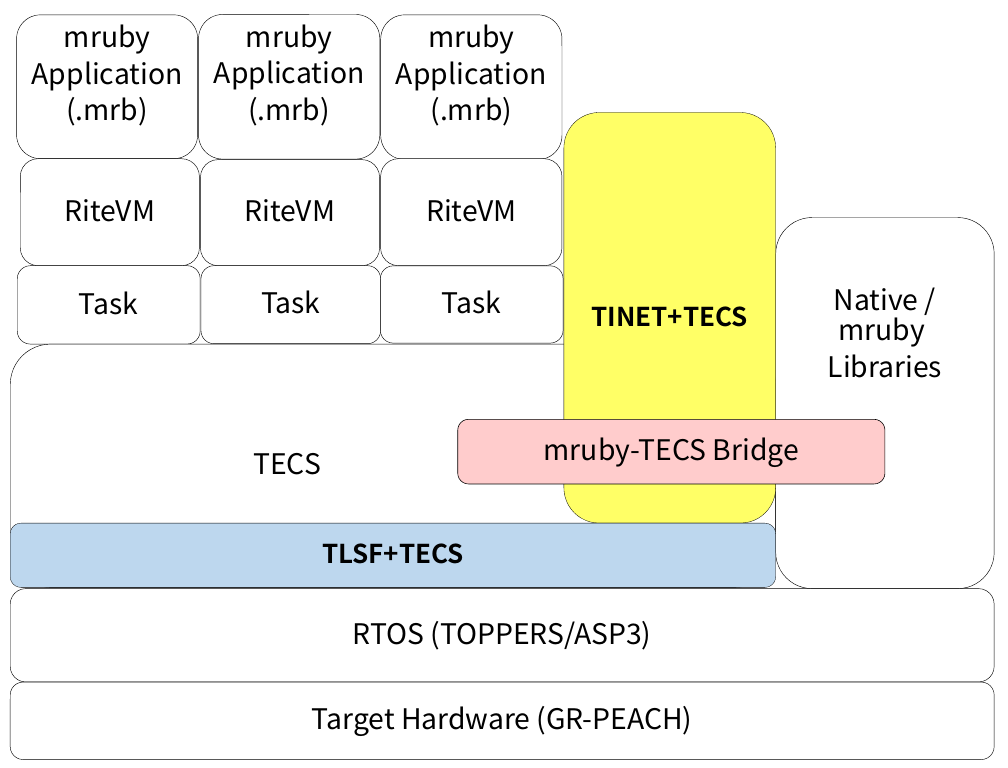
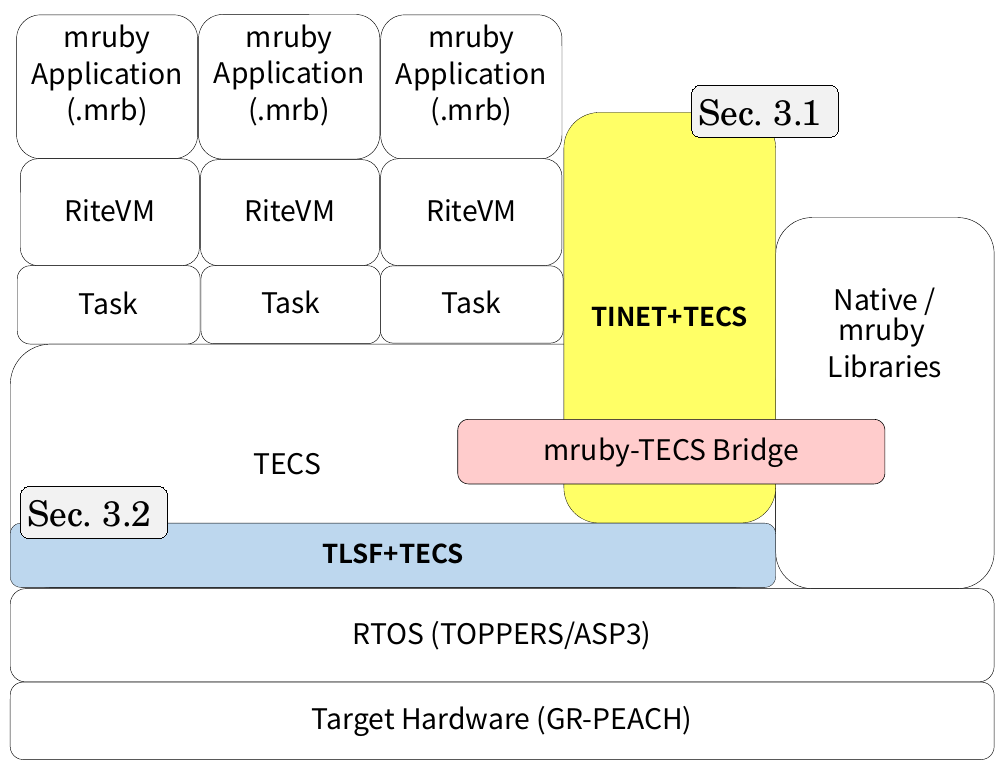
Before and after one commit to robotan0921/paper, a slide deck: slide 1 of ipsj/figure/SystemModel.pptx. Drawn at 1008x768 pixels with LibreOffice and Linux fonts; fonts in the diff are those of the drawing. Boxes give left, top, right and bottom in pixels: in the first picture for what was removed or moved away, otherwise in the second. Text is boxed around its words. In the diff, an @@ line names an element or a change of style, - is before the commit and + after.

```diff
--- a/ipsj/figure/SystemModel.pptx
+++ b/ipsj/figure/SystemModel.pptx
@@ rounded rectangle added at (x1=692, y1=85, x2=839, y2=137), fill #F2F2F2, outline #000000 0.75 pt, 60 pt, text #000000 @@
+Sec. 3.1
@@ rounded rectangle added at (x1=20, y1=486, x2=168, y2=539), fill #F2F2F2, outline #000000 0.75 pt, 60 pt, text #000000 @@
+Sec. 3.2
```
Also in this commit, not shown: 2 other files.
